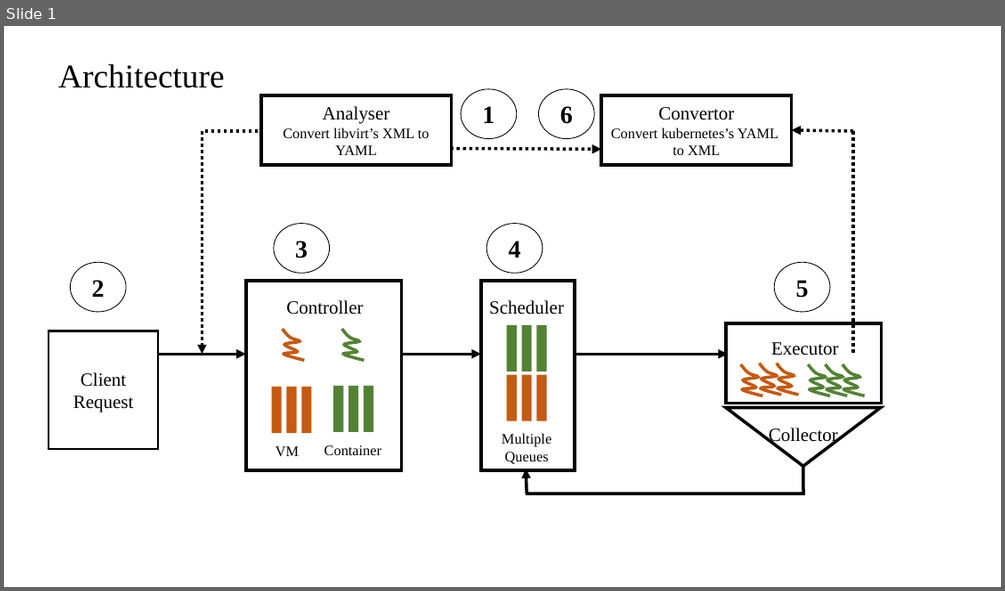
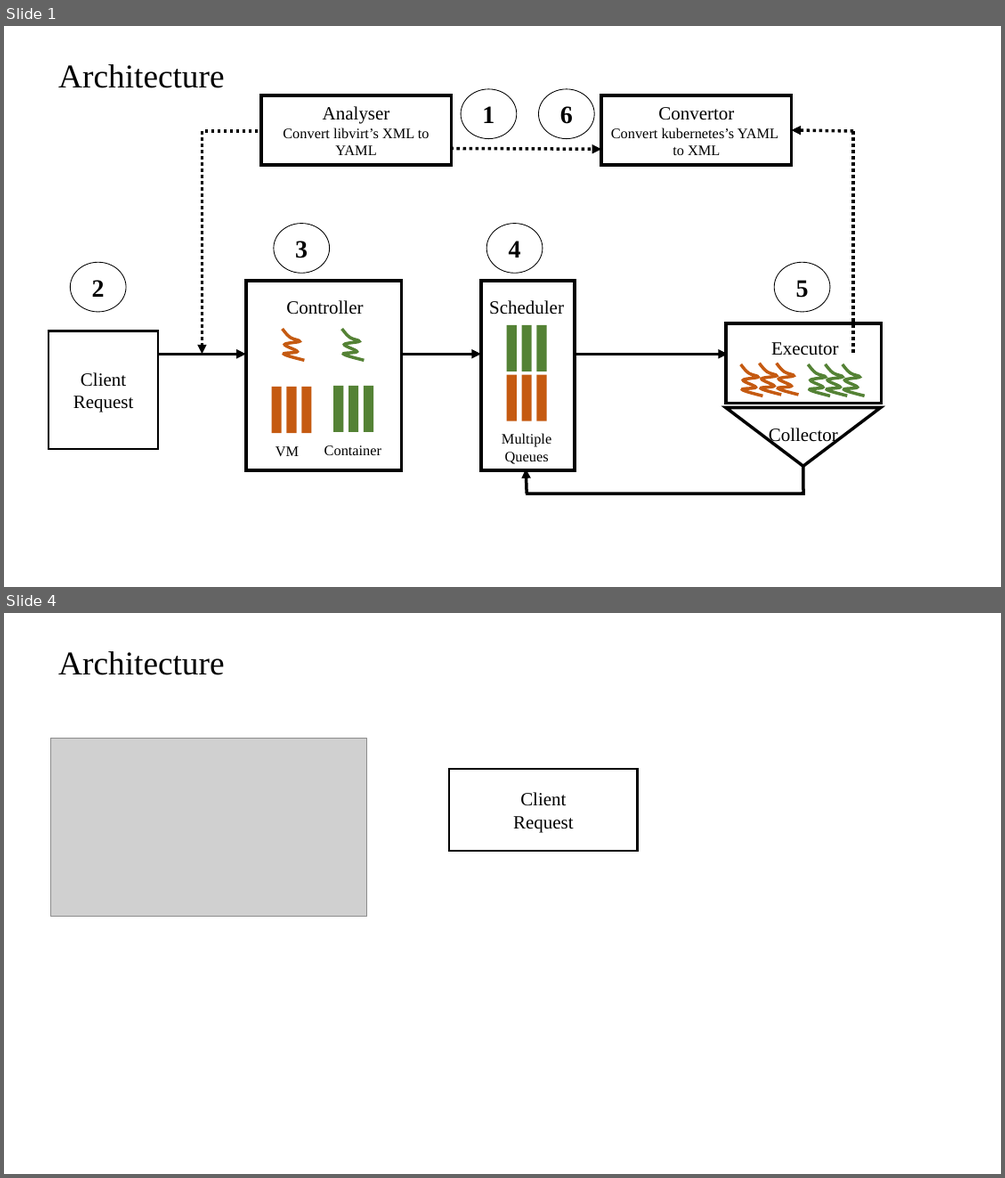
Before and after one commit to zwjhuhu/kubevmm, a slide deck: docs/others/kubevirt.pptx. Shown one above the other, each under a label of ours: slide 1 before the commit, slides 1 and 4 after it; the slides between them are not shown. The pictures are 1005x591 and 1005x1178 pixels, drawn with LibreOffice and Linux fonts; fonts in the diff are those of the drawing; grey boxes stand for pictures. Boxes give left, top, right and bottom in pixels: in the first picture for what was removed or moved away, otherwise in the second. Text is boxed around its words. In the diff, an @@ line names an element or a change of style, - is before the commit and + after.

```diff
--- a/docs/others/kubevirt.pptx
+++ b/docs/others/kubevirt.pptx
@@ slide 4 added at <box>4,613,1001,1174</box>, background #FFFFFF @@
@@ title added at <box>58,651,224,675</box>, 32 pt, text #000000 @@
+Architecture
@@ picture added at <box>51,738,367,916</box> @@
@@ rectangle added at <box>449,769,638,850</box>, fill #FFFFFF, outline #000000 2.25 pt, 18 pt, text #000000 @@
+Client
+Request
```
Also in this commit, not shown: 2 other slides added, 1 other file.
